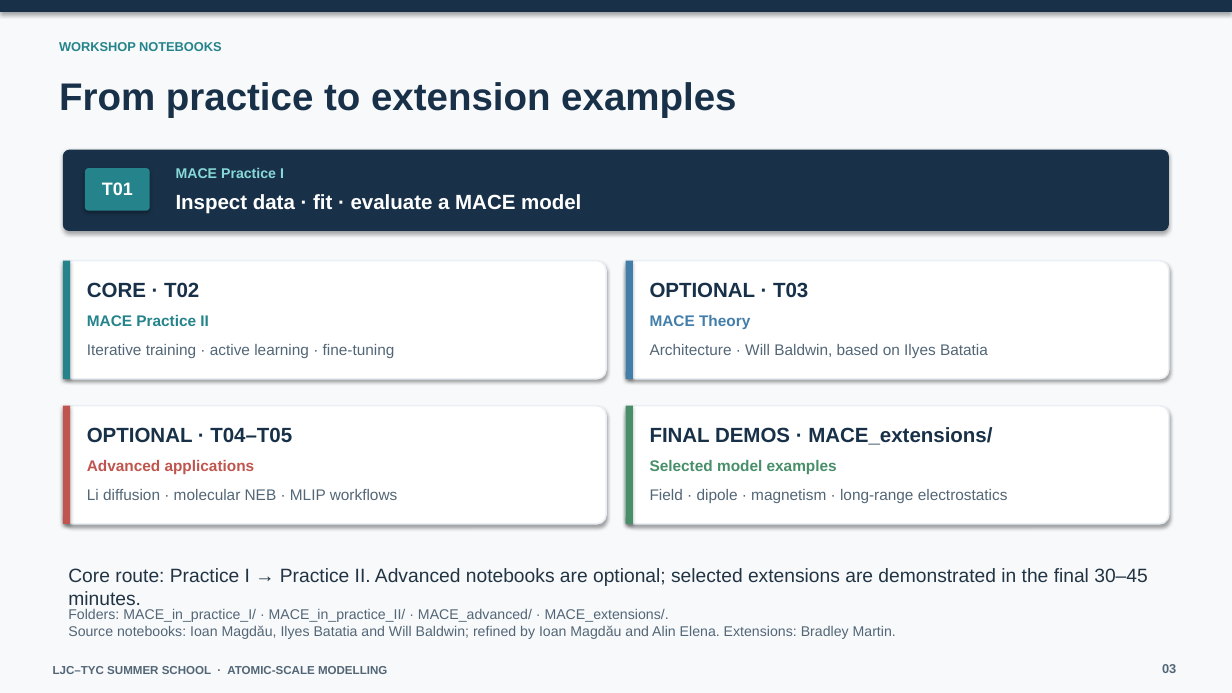
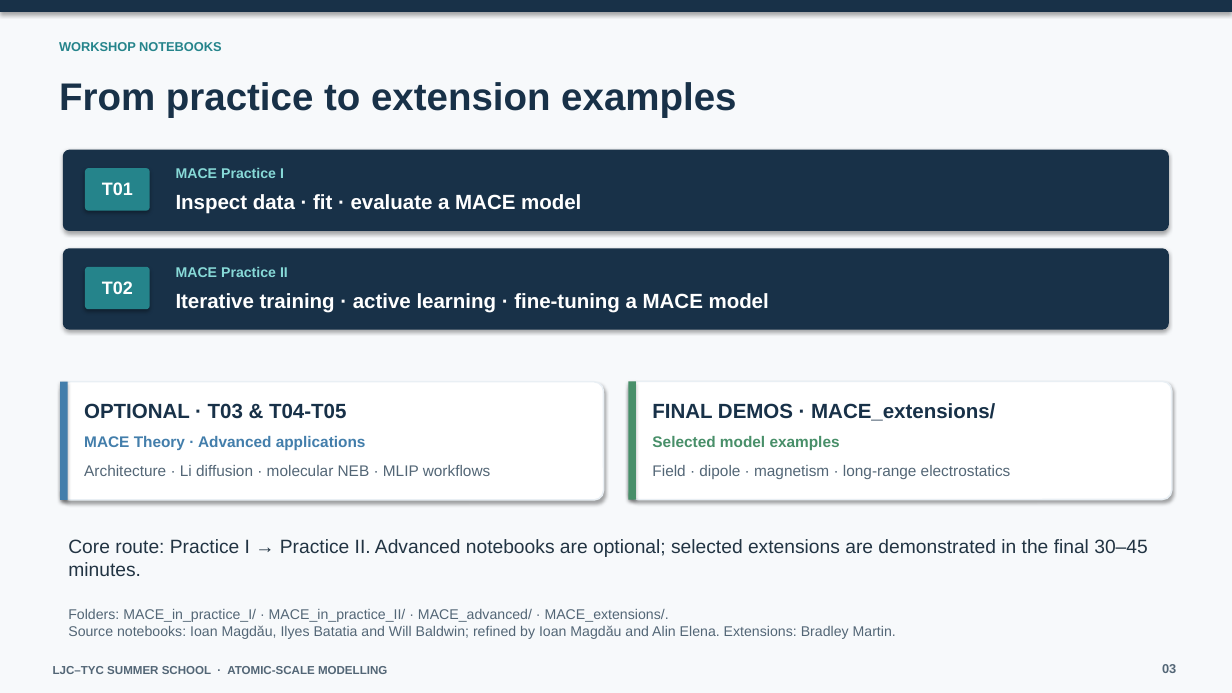
Before and after one commit to Neutrino155/MACE_tutorials, a slide deck: slide 3 of presentations/MACE-in-practice-LJC-Summer-School-Introduction.pptx. Drawn at 1232x693 pixels with LibreOffice and Linux fonts; fonts in the diff are those of the drawing. Boxes give left, top, right and bottom in pixels: in the first picture for what was removed or moved away, otherwise in the second. Text is boxed around its words. In the diff, an @@ line names an element or a change of style, - is before the commit and + after.

Commit message:
Update workshop slides with repo and extension source tree

```diff
--- a/presentations/MACE-in-practice-LJC-Summer-School-Introduction.pptx
+++ b/presentations/MACE-in-practice-LJC-Summer-School-Introduction.pptx
@@ rounded rectangle removed at (x1=63, y1=261, x2=606, y2=379) @@
@@ rectangle removed at (x1=63, y1=261, x2=70, y2=379) @@
@@ rounded rectangle added at (x1=63, y1=249, x2=1169, y2=330), fill #183148 @@
@@ rounded rectangle added at (x1=85, y1=267, x2=150, y2=310), fill #25848B @@
@@ text "MACE Practice II" moved from (x1=87, y1=315, x2=209, y2=326) to (x1=176, y1=267, x2=288, y2=277) @@
@@ text "MACE Practice II" at (x1=176, y1=267, x2=288, y2=277): size 12 to 11 pt, text colour #25848B to #87D9D7 @@
@@ rounded rectangle removed at (x1=626, y1=261, x2=1169, y2=379) @@
@@ rectangle removed at (x1=626, y1=261, x2=633, y2=379) @@
@@ text at (x1=102, y1=281, x2=133, y2=294): text changed; size 16 to 14 pt; text colour #183148 to #FFFFFF @@
-CORE · T02
+T02
@@ text at (x1=176, y1=293, x2=769, y2=313): text changed; size 12 to 16 pt; text colour #536676 to #FFFFFF; bold on @@
-Iterative training · active learning · fine-tuning
+Iterative training · active learning · fine-tuning a MACE model
@@ text removed at (x1=650, y1=282, x2=808, y2=298) @@
-OPTIONAL · T03
@@ text removed at (x1=650, y1=315, x2=750, y2=329) @@
-MACE Theory
@@ text removed at (x1=650, y1=344, x2=988, y2=358) @@
-Architecture · Will Baldwin, based on Ilyes Batatia
@@ rounded rectangle moved from (x1=63, y1=406, x2=606, y2=524) to (x1=60, y1=382, x2=604, y2=500) @@
@@ rectangle moved from (x1=63, y1=406, x2=70, y2=524) to (x1=60, y1=382, x2=67, y2=500) @@
@@ rectangle at (x1=60, y1=382, x2=67, y2=500): fill #BF554E to #437EAB @@
@@ rounded rectangle moved from (x1=626, y1=406, x2=1169, y2=524) to (x1=628, y1=382, x2=1172, y2=500) @@
@@ rectangle moved from (x1=626, y1=406, x2=633, y2=524) to (x1=628, y1=382, x2=636, y2=500) @@
@@ text at (x1=84, y1=403, x2=346, y2=419): text changed @@
-OPTIONAL · T04–T05
+OPTIONAL · T03 & T04-T05
@@ text at (x1=84, y1=436, x2=366, y2=450): text changed; text colour #BF554E to #437EAB @@
-Advanced applications
+MACE Theory · Advanced applications
@@ text at (x1=84, y1=465, x2=491, y2=476): text changed @@
-Li diffusion · molecular NEB · MLIP workflows
+Architecture · Li diffusion · molecular NEB · MLIP workflows
@@ 3 texts moved together from (x1=650, y1=427, x2=1008, y2=503) to (x1=652, y1=403, x2=1011, y2=479) @@
@@ text "Core route: Practice I → ..." moved from (x1=68, y1=568, x2=1147, y2=605) to (x1=68, y1=539, x2=1147, y2=576) @@
```
Also in this commit, not shown: 2 other slides changed, 1 slide added.
